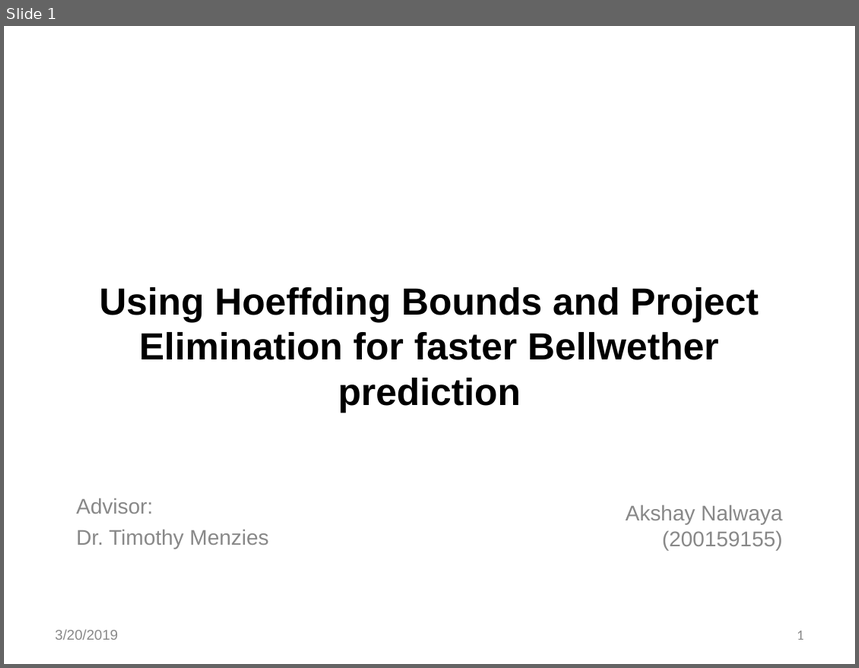
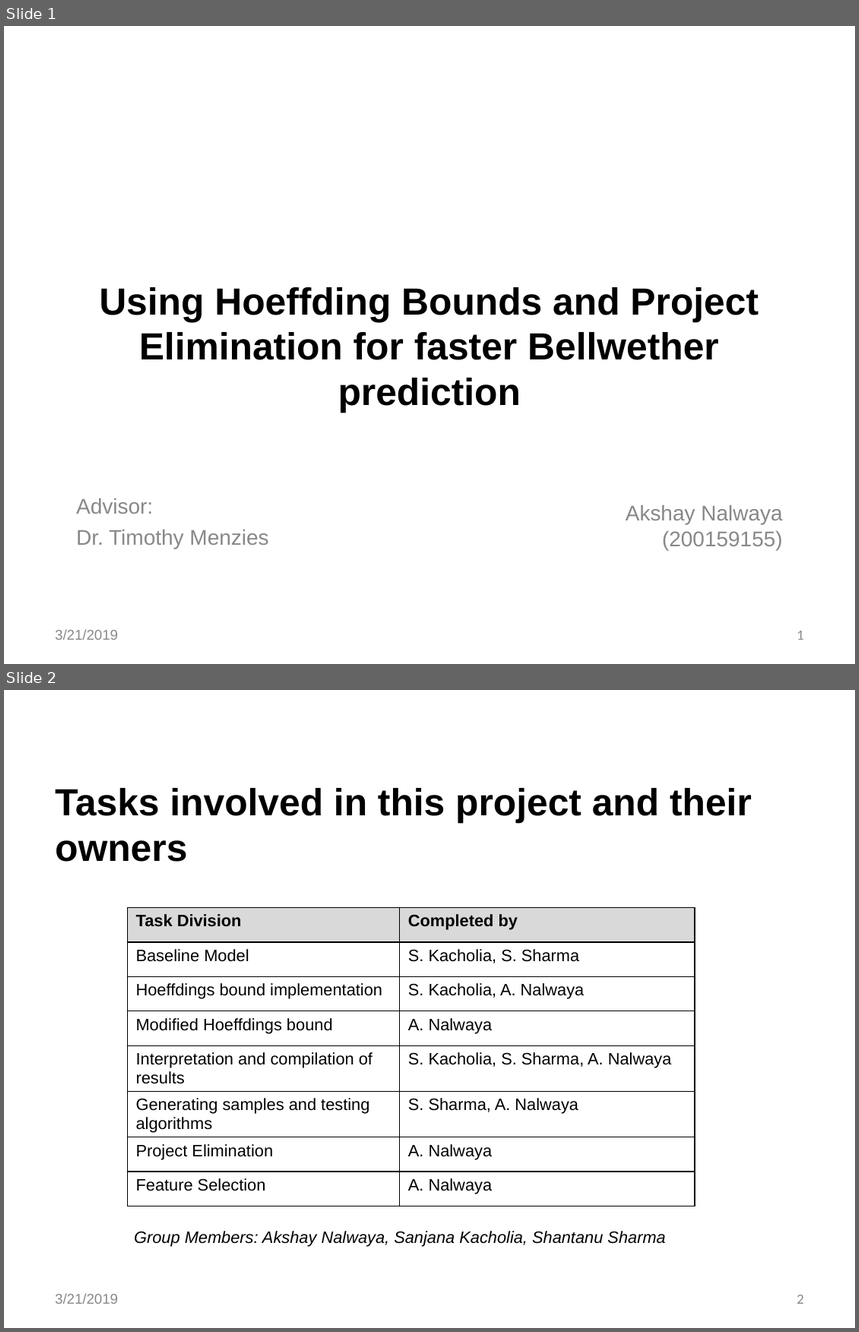
Before and after one commit to akshaynalwaya/Thesis-project-Bellwethers, a slide deck: Bellwethers.pptx. Shown one above the other, each under a label of ours: slide 1 before the commit, slides 1 and 2 after it. The pictures are 859x668 and 859x1332 pixels, drawn with LibreOffice and Linux fonts; fonts in the diff are those of the drawing; background and template pictures are left out. Boxes give left, top, right and bottom in pixels: in the first picture for what was removed or moved away, otherwise in the second. Text is boxed around its words. In the diff, an @@ line names an element or a change of style, - is before the commit and + after.

```diff
--- a/Bellwethers.pptx
+++ b/Bellwethers.pptx
@@ slide 2 added at (4,690,855,1328), background #FFFFFF @@
@@ title added at (55,788,752,862), 32 pt, text #000000, bold @@
+Tasks involved in this project and their owners
@@ table added at (127,908,695,1212), 8 rows, 2 columns @@
+Task Division | Completed by
+Baseline Model | S. Kacholia, S. Sharma
+Hoeffdings bound implementation | S. Kacholia, A. Nalwaya
+Modified Hoeffdings bound | A. Nalwaya
+Interpretation and compilation of results | S. Kacholia, S. Sharma, A. Nalwaya
+Generating samples and testing algorithms | S. Sharma, A. Nalwaya
+Project Elimination | A. Nalwaya
+Feature Selection | A. Nalwaya
@@ text added at (134,1231,665,1246), 14 pt, text #000000, italic @@
+Group Members: Akshay Nalwaya, Sanjana Kacholia, Shantanu Sharma
@@ text added at (55,1293,118,1304), 12 pt, text #888888 @@
+3/21/2019
@@ page number added at (797,1295,804,1304), 12 pt, text #888888 @@
+2
@@ slide 1 changed as well @@
@@ text at (55,629,118,640): text changed @@
-3/20/2019
+3/21/2019
```
Also in this commit, not shown: 21 other slides changed, 2 other files.
